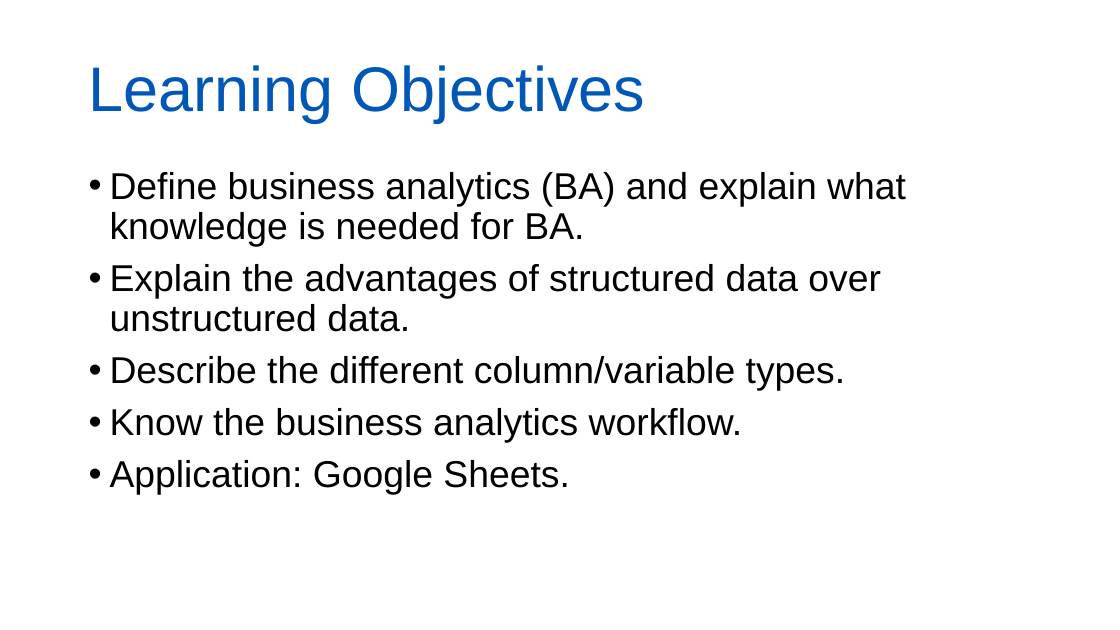
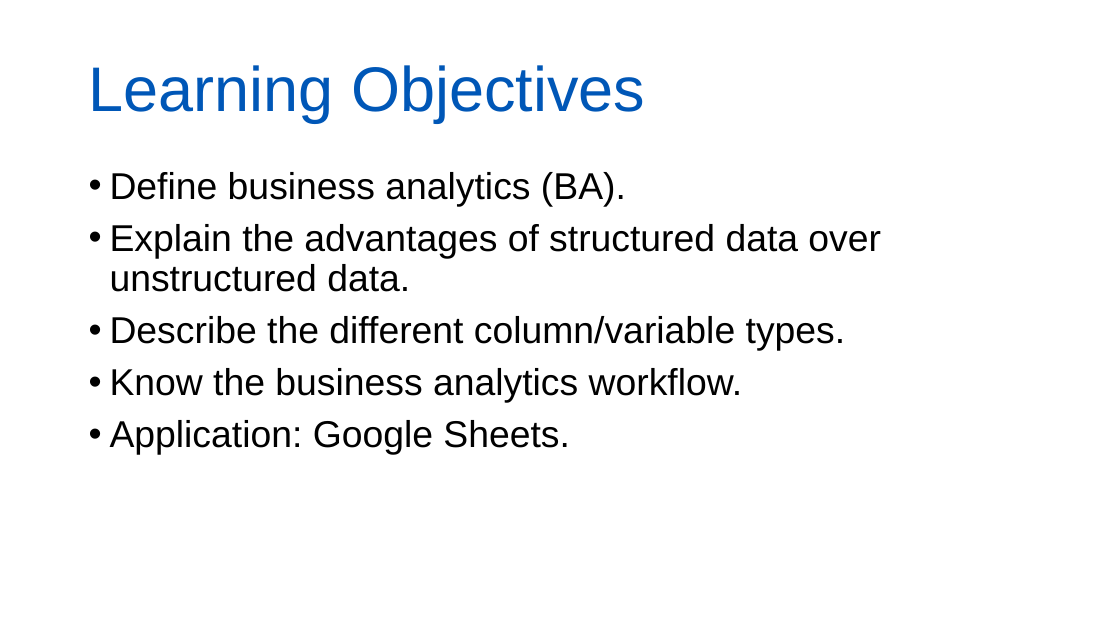
Before and after one commit to mattstern2/BUA301, a slide deck: slide 2 of Intro to Business Analytics.pptx. Drawn at 1120x630 pixels with LibreOffice and Linux fonts; fonts in the diff are those of the drawing; background and template pictures are left out. Boxes give left, top, right and bottom in pixels: in the first picture for what was removed or moved away, otherwise in the second. Text is boxed around its words. In the diff, an @@ line names an element or a change of style, - is before the commit and + after.

```diff
--- a/Intro to Business Analytics.pptx
+++ b/Intro to Business Analytics.pptx
@@ text at <box>110,172,626,206</box>: text changed @@
-• Define business analytics (BA) and explain what knowledge is needed for BA.
+• Define business analytics (BA).
```
Also in this commit, not shown: 4 other slides changed, 1 slide removed.
